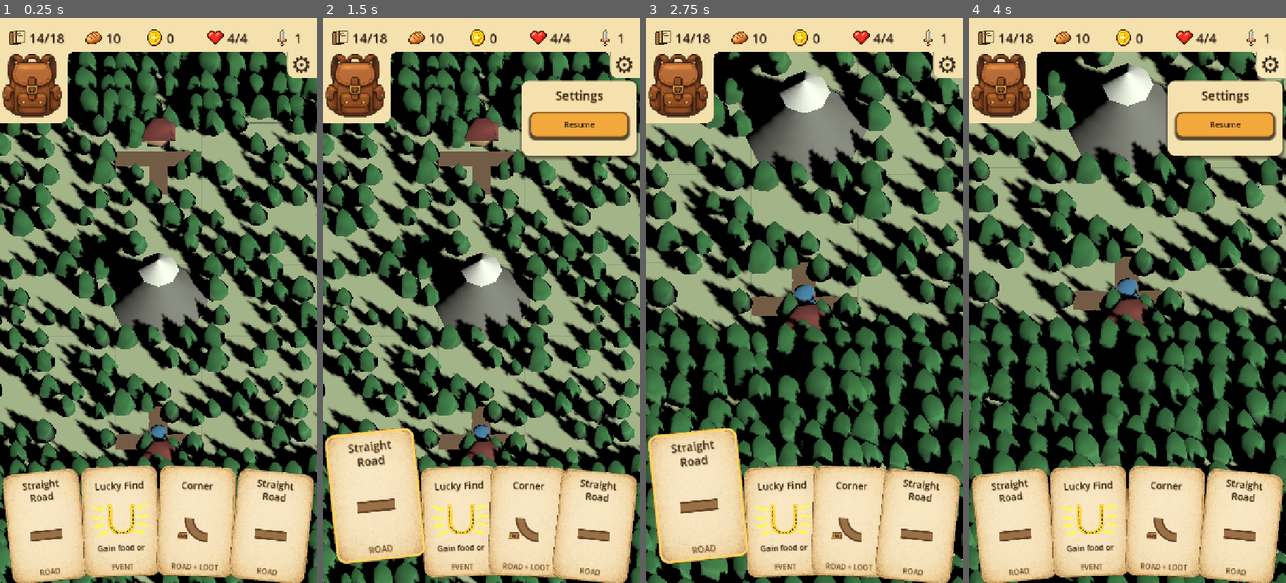
Above: before the commit, frames 1-4 (left to right).
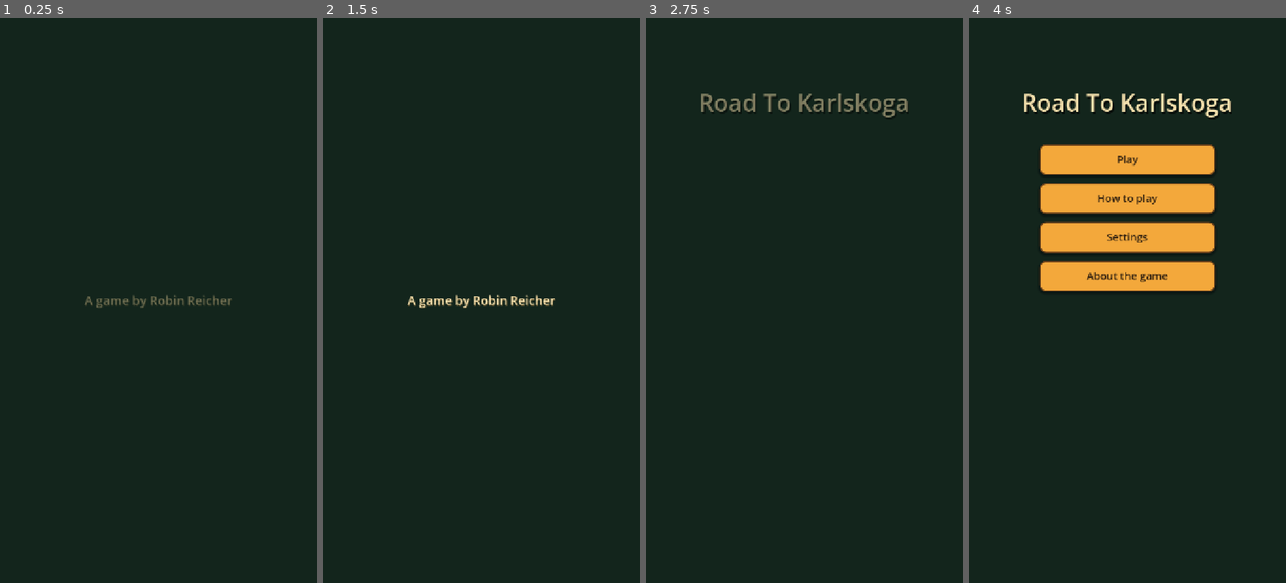
Above: after the commit, the same moments.

Repository: Reicher/The-Road-North
Game: Godot game, scene res://scenes/main.tscn
Two runs of this game, one before a commit and one after it. Both use one fixed random seed, a clock stepped at 60 frames per second and the inputs below.
Inputs (mouse positions are in pixels of both pictures, inside the frame that each line leads up to):
- Up to frame 1 (0.25 s): no input
- Up to frame 2 (1.5 s): click (624, 63) at 0.5 s, where only the run before the commit has a clickable "⚙"; click (367, 526) at 1.27 s
- Up to frame 3 (2.75 s): click (902, 125) at 2 s, where only the run before the commit has a clickable "Resume"
- Up to frame 4 (4 s): click (1019, 498) at 2.77 s; click (1270, 63) at 3.5 s, where only the run before the commit has a clickable "⚙"

The runs differ from the first frame. In frame 1, 97% of the frame differs, in the area x 0-100%, y 0-100%; in frame 2, 98%; in frame 3, 97%; in frame 4, 97%.

Commit message:
Add start screen and restart debug flow

Diff:
--- a/scripts/main.gd
+++ b/scripts/main.gd
@@ -8,6 +8,7 @@
 	preload("res://levels/level_003.tscn"),
 ]
 const SHOP_SCENE := preload("res://ui/shop.tscn")
+const START_SCREEN_SCENE := preload("res://ui/start_screen.tscn")
 const LEVEL_NAMES := ["Level 1", "2 bridges", "6 mountains"]
 # Map sizes per level — avoids instantiating next scene just to query playable_width/height
 const LEVEL_MAP_SIZES := [5, 7, 9]
@@ -30,6 +31,7 @@
 var _debug_label: Label
 var _shop: Control
 var _shop_layer: CanvasLayer
+var _start_screen: StartScreen
 
 
 func _ready() -> void:
@@ -37,15 +39,18 @@
 	assert(LEVEL_NAMES.size() == LEVEL_SCENES.size(), "LEVEL_NAMES and LEVEL_SCENES must have the same size")
 	assert(LEVEL_MAP_SIZES.size() == LEVEL_SCENES.size(), "LEVEL_MAP_SIZES and LEVEL_SCENES must have the same size")
 	_ensure_debug_overlay()
-	_load_level(_current_level_index)
-
-
-func _unhandled_input(event: InputEvent) -> void:
+	_show_start_screen()
+
+
+func _input(event: InputEvent) -> void:
 	if not event.is_pressed() or event.is_echo():
 		return
 
 	if event.is_action_pressed("debug_toggle"):
-		_set_debug_mode_enabled(not _debug_mode_enabled)
+		var enabling_debug := not _debug_mode_enabled
+		_set_debug_mode_enabled(enabling_debug)
+		if enabling_debug:
+			_start_new_game()
 		get_viewport().set_input_as_handled()
 		return
 
@@ -75,6 +80,7 @@
 
 
 func _load_level(level_index: int) -> void:
+	_dismiss_start_screen()
 	_close_shop()
 	if _current_level != null:
 		remove_child(_current_level)
@@ -119,6 +125,27 @@
 	_debug_mode_enabled = enabled
 	if _debug_label != null:
 		_debug_label.visible = _debug_mode_enabled
+
+
+func _show_start_screen() -> void:
+	if _start_screen != null:
+		return
+	_start_screen = START_SCREEN_SCENE.instantiate() as StartScreen
+	_start_screen.play_requested.connect(_start_new_game)
+	add_child(_start_screen)
+
+
+func _dismiss_start_screen() -> void:
+	if _start_screen == null:
+		return
+	_start_screen.hide()
+	_start_screen.queue_free()
+	_start_screen = null
+
+
+func _start_new_game() -> void:
+	_level_start_progression.clear()
+	_load_level(0)
 
 
 func _complete_current_level() -> void:
--- a/scripts/map_camera.gd
+++ b/scripts/map_camera.gd
@@ -3,7 +3,7 @@
 @export var map_path: NodePath
 @export var player_path: NodePath
 @export var reserved_bottom_path: NodePath
-@export var initial_visible_tile_width := 5.0
+@export var initial_visible_tile_width := 5.5
 @export var zoom_in_visible_tile_width := 4.0
 @export_range(0.0, 10.0, 0.1) var start_zoom_hold_duration := 2.0
 @export_range(0.0, 5.0, 0.05) var start_zoom_duration := 0.85
--- /dev/null
+++ b/scripts/start_screen.gd
@@ -0,0 +1,91 @@
+class_name StartScreen
+extends Control
+
+signal play_requested
+
+const AUTHOR_TEXT := "A game by Robin Reicher"
+const GAME_TITLE := "Road To Karlskoga"
+
+var _intro_tween: Tween
+
+@onready var _author_label := $AuthorLabel as Label
+@onready var _title_group := $Content as VBoxContainer
+@onready var _menu_buttons := $Content/MenuButtons as VBoxContainer
+@onready var _information := $Content/Information as VBoxContainer
+@onready var _information_heading := $Content/Information/Heading as Label
+@onready var _information_body := $Content/Information/Body as Label
+
+
+func _ready() -> void:
+	_author_label.text = AUTHOR_TEXT
+	$Content/Title.text = GAME_TITLE
+	$Content/MenuButtons/PlayButton.pressed.connect(play_requested.emit)
+	$Content/MenuButtons/HowToPlayButton.pressed.connect(_show_how_to_play)
+	$Content/MenuButtons/SettingsButton.pressed.connect(_show_settings)
+	$Content/MenuButtons/AboutButton.pressed.connect(_show_about)
+	$Content/Information/BackButton.pressed.connect(_hide_information)
+	_start_intro()
+
+
+func finish_intro() -> void:
+	if _intro_tween != null and _intro_tween.is_valid():
+		_intro_tween.kill()
+	_author_label.hide()
+	_title_group.modulate.a = 1.0
+	_title_group.show()
+	_menu_buttons.modulate.a = 1.0
+	_set_menu_enabled(true)
+
+
+func _start_intro() -> void:
+	_author_label.modulate.a = 0.0
+	_title_group.modulate.a = 0.0
+	_title_group.show()
+	_menu_buttons.modulate.a = 0.0
+	_set_menu_enabled(false)
+
+	_intro_tween = create_tween()
+	_intro_tween.tween_property(_author_label, "modulate:a", 1.0, 0.8)
+	_intro_tween.tween_interval(0.9)
+	_intro_tween.tween_property(_author_label, "modulate:a", 0.0, 0.65)
+	_intro_tween.tween_callback(_author_label.hide)
+	_intro_tween.tween_property(_title_group, "modulate:a", 1.0, 0.8)
+	_intro_tween.tween_interval(0.18)
+	_intro_tween.tween_property(_menu_buttons, "modulate:a", 1.0, 0.45)
+	_intro_tween.tween_callback(_set_menu_enabled.bind(true))
+
+
+func _set_menu_enabled(enabled: bool) -> void:
+	for child in _menu_buttons.get_children():
+		if child is Button:
+			(child as Button).disabled = not enabled
+
+
+func _show_how_to_play() -> void:
+	_show_information(
+		"How to play",
+		"Build connected roads from the camp to Karlskoga. Tap reachable road tiles to move. Each step costs 1 food, so plan your route carefully."
+	)
+
+
+func _show_settings() -> void:
+	_show_information("Settings", "Settings will be available in a later version.")
+
+
+func _show_about() -> void:
+	_show_information(
+		"About the game",
+		"A calm, tactical road-building game by Robin Reicher. This is an early playable prototype."
+	)
+
+
+func _show_information(heading: String, body: String) -> void:
+	_information_heading.text = heading
+	_information_body.text = body
+	_menu_buttons.hide()
+	_information.show()
+
+
+func _hide_information() -> void:
+	_information.hide()
+	_menu_buttons.show()
--- a/tests/test_level_progression.gd
+++ b/tests/test_level_progression.gd
@@ -11,6 +11,25 @@
 	var main := MAIN_SCENE.instantiate()
 	get_root().add_child(main)
 	await process_frame
+
+	var start_screen := main.get_node("StartScreen") as StartScreen
+	_assert(start_screen != null, "Expected the game to open on the start screen")
+	_assert(main.get_node_or_null("Level") == null, "Expected level 1 to wait for Play or debug mode")
+	_assert((start_screen.get_node("AuthorLabel") as Label).text == "A game by Robin Reicher", "Expected the splash credit")
+	_assert((start_screen.get_node("Content/Title") as Label).text == "Road To Karlskoga", "Expected the working title")
+	start_screen.finish_intro()
+	_assert((start_screen.get_node("Content/MenuButtons/PlayButton") as Button).text == "Play", "Expected a Play button")
+	_assert((start_screen.get_node("Content/MenuButtons/HowToPlayButton") as Button).text == "How to play", "Expected a How to play button")
+	_assert((start_screen.get_node("Content/MenuButtons/SettingsButton") as Button).text == "Settings", "Expected a Settings button")
+	_assert((start_screen.get_node("Content/MenuButtons/AboutButton") as Button).text == "About the game", "Expected an About the game button")
+	(start_screen.get_node("Content/MenuButtons/SettingsButton") as Button).pressed.emit()
+	_assert(not (start_screen.get_node("Content/MenuButtons") as VBoxContainer).visible, "Expected information to replace the menu buttons")
+	_assert((start_screen.get_node("Content/Information") as VBoxContainer).visible, "Expected information to appear in the main layout")
+	_assert((start_screen.get_node("Content/Title") as Label).visible, "Expected the game title to remain visible")
+	(start_screen.get_node("Content/Information/BackButton") as Button).pressed.emit()
+	(start_screen.get_node("Content/MenuButtons/PlayButton") as Button).pressed.emit()
+	await process_frame
+	_assert(main.get_node_or_null("StartScreen") == null, "Expected Play to leave the start screen")
 
 	var first_level := main.get_node("Level")
 	var first_map := first_level.get_node("Map") as GameMap
@@ -20,19 +39,27 @@
 	_assert(first_map.playable_width == 5 and first_map.playable_height == 5, "Expected the game to start on the 5x5 level")
 	var debug_label := main.get_node("DebugOverlay/DebugLabel") as Label
 	_assert(debug_label != null, "Expected main scene to create a debug label")
-	_assert(not debug_label.visible, "Expected debug label to start hidden")
+	_assert(not debug_label.visible, "Expected debug mode to start disabled")
 
 	_send_key(main, KEY_2)
 	await process_frame
-	_assert((main.get_node("Level/Map") as GameMap).playable_width == 5, "Expected level shortcuts to do nothing before debug mode is enabled")
+	_assert(main.get_node("Level") == first_level, "Expected level shortcuts to do nothing before debug mode is enabled")
 	_send_key(main, KEY_ENTER)
 	await process_frame
 	_assert(not first_screen.visible, "Expected Enter to do nothing before debug mode is enabled")
 
+	var level_before_debug := first_level
 	_send_key(main, KEY_D)
 	await process_frame
+	first_level = main.get_node("Level")
+	first_map = first_level.get_node("Map") as GameMap
+	first_player = first_level.get_node("Player") as GamePlayer
+	first_screen = first_level.get_node("UI/GameOver") as GameOverUI
+	first_hand = first_level.get_node("UI/Hand") as HandUI
 	_assert(debug_label.visible, "Expected D to enable debug mode")
 	_assert(debug_label.text == "Debug", "Expected debug mode to show a clear Debug label")
+	_assert(first_level != level_before_debug, "Expected entering debug mode to restart at level 1")
+	_assert(first_map.playable_width == 5 and first_map.playable_height == 5, "Expected D to start level 1")
 
 	_send_key(main, KEY_Q)
 	await process_frame
--- a/tests/test_level_scene.gd
+++ b/tests/test_level_scene.gd
@@ -216,6 +216,7 @@
 	_assert(second_camera.reserved_bottom_path == NodePath("../UI/Hand"), "Expected camera to reserve the card hand area when sizing the map viewport")
 	_assert(is_equal_approx(second_camera.pan_margin_x_tiles, 3.0), "Expected camera to allow visual forest margin beyond the left and right edges")
 	_assert(is_equal_approx(second_camera.pan_margin_z_tiles, 3.0), "Expected camera to allow visual forest margin beyond the top and bottom edges")
+	_assert(is_equal_approx(second_camera.initial_visible_tile_width, 5.5), "Expected the intro camera to start one zoom step farther out")
 	_assert(is_equal_approx(second_camera.zoom_in_visible_tile_width, 4.0), "Expected maximum zoom-in to keep adjacent placement tiles fully visible")
 	var second_start_world := second_map.grid_to_world(second_map.get_start_position())
 	var second_intro_size: float = second_camera.call("_get_initial_zoom_target")
--- /dev/null
+++ b/ui/start_screen.tscn
@@ -0,0 +1,124 @@
+[gd_scene load_steps=2 format=3]
+
+[ext_resource type="Script" path="res://scripts/start_screen.gd" id="1_start"]
+
+[node name="StartScreen" type="Control"]
+anchors_preset = 15
+anchor_right = 1.0
+anchor_bottom = 1.0
+grow_horizontal = 2
+grow_vertical = 2
+mouse_filter = 0
+script = ExtResource("1_start")
+
+[node name="Background" type="ColorRect" parent="."]
+layout_mode = 1
+anchors_preset = 15
+anchor_right = 1.0
+anchor_bottom = 1.0
+grow_horizontal = 2
+grow_vertical = 2
+color = Color(0.075, 0.145, 0.11, 1)
+
+[node name="AuthorLabel" type="Label" parent="."]
+layout_mode = 1
+anchors_preset = 15
+anchor_right = 1.0
+anchor_bottom = 1.0
+grow_horizontal = 2
+grow_vertical = 2
+theme_override_colors/font_color = Color(0.96, 0.88, 0.68, 1)
+theme_override_font_sizes/font_size = 28
+text = "A game by Robin Reicher"
+horizontal_alignment = 1
+vertical_alignment = 1
+
+[node name="Content" type="VBoxContainer" parent="."]
+layout_mode = 1
+anchor_left = 0.5
+anchor_top = 0.12
+anchor_right = 0.5
+anchor_bottom = 0.95
+offset_left = -250.0
+offset_right = 250.0
+grow_horizontal = 2
+theme_override_constants/separation = 58
+alignment = 0
+
+[node name="Title" type="Label" parent="Content"]
+layout_mode = 2
+theme_override_colors/font_color = Color(0.96, 0.88, 0.68, 1)
+theme_override_colors/font_shadow_color = Color(0.02, 0.04, 0.03, 0.8)
+theme_override_constants/shadow_offset_x = 3
+theme_override_constants/shadow_offset_y = 5
+theme_override_font_sizes/font_size = 54
+text = "Road To Karlskoga"
+horizontal_alignment = 1
+autowrap_mode = 2
+
+[node name="MenuButtons" type="VBoxContainer" parent="Content"]
+custom_minimum_size = Vector2(400, 0)
+layout_mode = 2
+size_flags_horizontal = 4
+theme_override_constants/separation = 18
+
+[node name="PlayButton" type="Button" parent="Content/MenuButtons"]
+custom_minimum_size = Vector2(400, 70)
+layout_mode = 2
+focus_mode = 0
+theme_override_font_sizes/font_size = 24
+text = "Play"
+
+[node name="HowToPlayButton" type="Button" parent="Content/MenuButtons"]
+custom_minimum_size = Vector2(400, 70)
+layout_mode = 2
+focus_mode = 0
+theme_override_font_sizes/font_size = 24
+text = "How to play"
+
+[node name="SettingsButton" type="Button" parent="Content/MenuButtons"]
+custom_minimum_size = Vector2(400, 70)
+layout_mode = 2
+focus_mode = 0
+theme_override_font_sizes/font_size = 24
+text = "Settings"
+
+[node name="AboutButton" type="Button" parent="Content/MenuButtons"]
+custom_minimum_size = Vector2(400, 70)
+layout_mode = 2
+focus_mode = 0
+theme_override_font_sizes/font_size = 24
+text = "About the game"
+
+[node name="Information" type="VBoxContainer" parent="Content"]
+visible = false
+custom_minimum_size = Vector2(500, 390)
+layout_mode = 2
+size_flags_horizontal = 4
+theme_override_constants/separation = 28
+alignment = 1
+
+[node name="Heading" type="Label" parent="Content/Information"]
+layout_mode = 2
+theme_override_colors/font_color = Color(0.96, 0.88, 0.68, 1)
+theme_override_font_sizes/font_size = 32
+text = "How to play"
+horizontal_alignment = 1
+
+[node name="Body" type="Label" parent="Content/Information"]
+layout_mode = 2
+size_flags_vertical = 3
+theme_override_colors/font_color = Color(0.96, 0.88, 0.68, 1)
+theme_override_font_sizes/font_size = 20
+text = "Information"
+horizontal_alignment = 1
+vertical_alignment = 1
+autowrap_mode = 2
+
+[node name="BackButton" type="Button" parent="Content/Information"]
+custom_minimum_size = Vector2(400, 70)
+layout_mode = 2
+size_flags_horizontal = 4
+focus_mode = 0
+theme_override_font_sizes/font_size = 24
+text = "Back"
Not shown, added: scripts/start_screen.gd.uid
